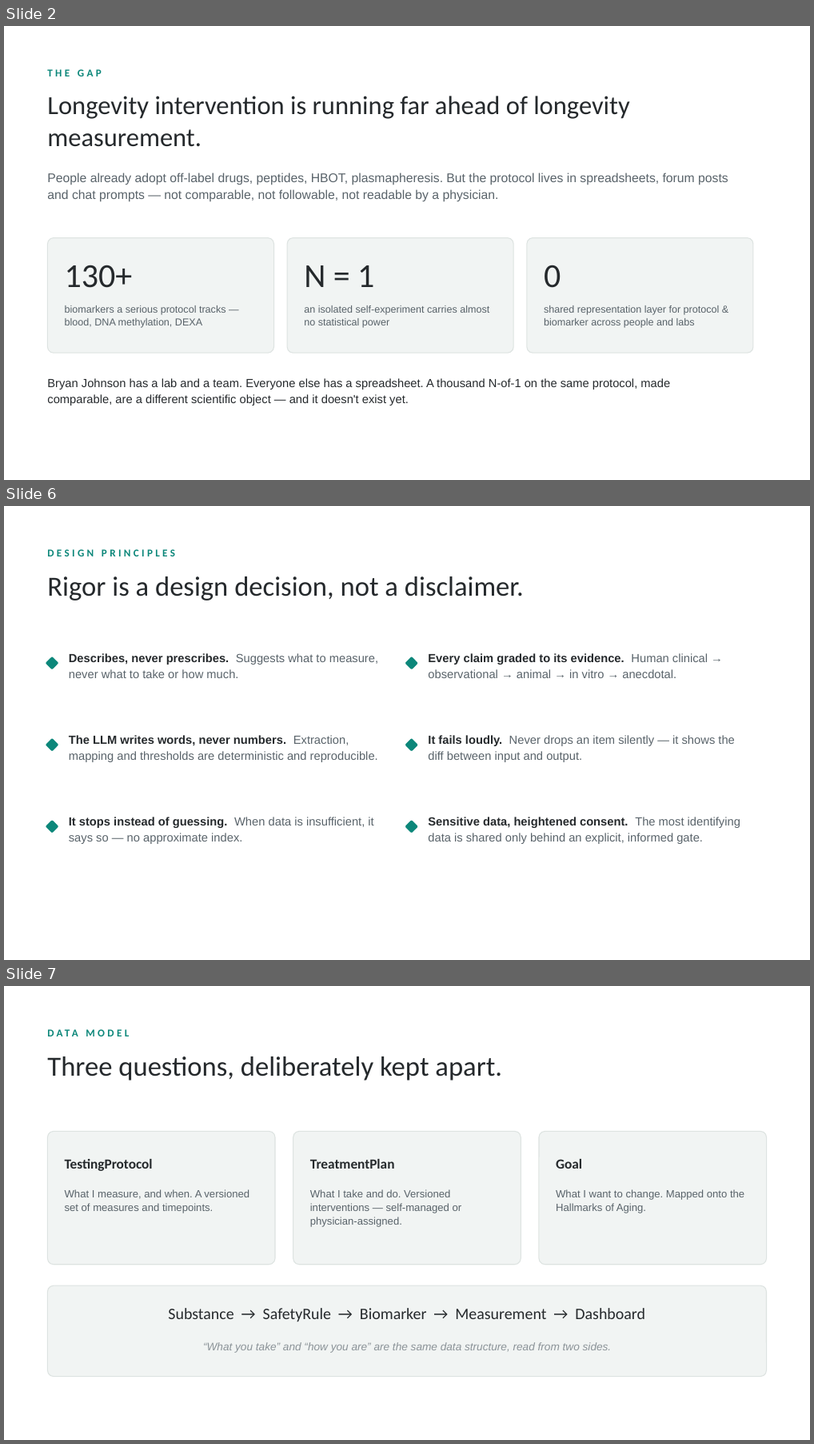
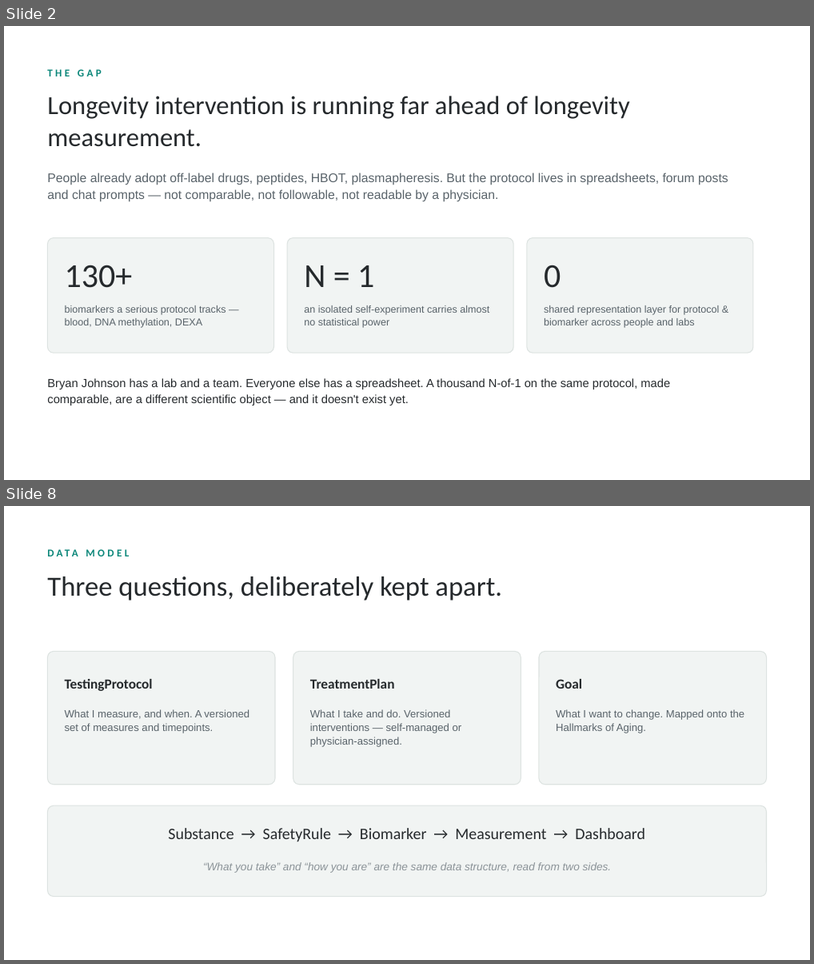
Before and after one commit to hackingbiology/biohackit, a slide deck: docs/presentation/biohackit-deck.pptx. Shown one above the other, each under a label of ours: slides 2, 6 and 7 before the commit, slides 2 and 8 after it; the slides between them are not shown. The pictures are 814x1444 and 814x964 pixels, drawn with LibreOffice and Linux fonts; fonts in the diff are those of the drawing. Boxes give left, top, right and bottom in pixels: in the first picture for what was removed or moved away, otherwise in the second. Text is boxed around its words. In the diff, an @@ line names an element or a change of style, - is before the commit and + after.

```diff
--- a/docs/presentation/biohackit-deck.pptx
+++ b/docs/presentation/biohackit-deck.pptx
@@ slide 6 removed at (4,506,810,960), background #FFFFFF @@
@@ text removed at (47,549,175,556) @@
-DESIGN PRINCIPLES
@@ text removed at (47,576,524,600) @@
-Rigor is a design decision, not a disclaimer.
@@ rounded rectangle removed at (46,656,58,669) @@
@@ text removed at (69,653,378,678) @@
-Describes, never prescribes. Suggests what to measure, never what to take or how much.
@@ rounded rectangle removed at (406,656,418,669) @@
@@ text removed at (428,653,708,678) @@
-Every claim graded to its evidence. Human clinical → observational → animal → in vitro → anecdotal.
@@ rounded rectangle removed at (46,738,58,751) @@
@@ text removed at (69,735,378,762) @@
-The LLM writes words, never numbers. Extraction, mapping and thresholds are deterministic and reproducible.
@@ rounded rectangle removed at (406,738,418,751) @@
@@ text removed at (428,735,734,762) @@
-It fails loudly. Never drops an item silently — it shows the diff between input and output.
@@ text removed at (69,816,374,844) @@
-It stops instead of guessing. When data is insufficient, it says so — no approximate index.
@@ text removed at (428,816,741,844) @@
-Sensitive data, heightened consent. The most identifying data is shared only behind an explicit, informed gate.
@@ rounded rectangle removed at (46,820,58,832) @@
@@ rounded rectangle removed at (406,820,418,832) @@
@@ what was slide 7 is now slide 8 @@
```
Also in this commit, not shown: 8 slides changed, 6 slides added, 4 other slides removed, 1 other file.
